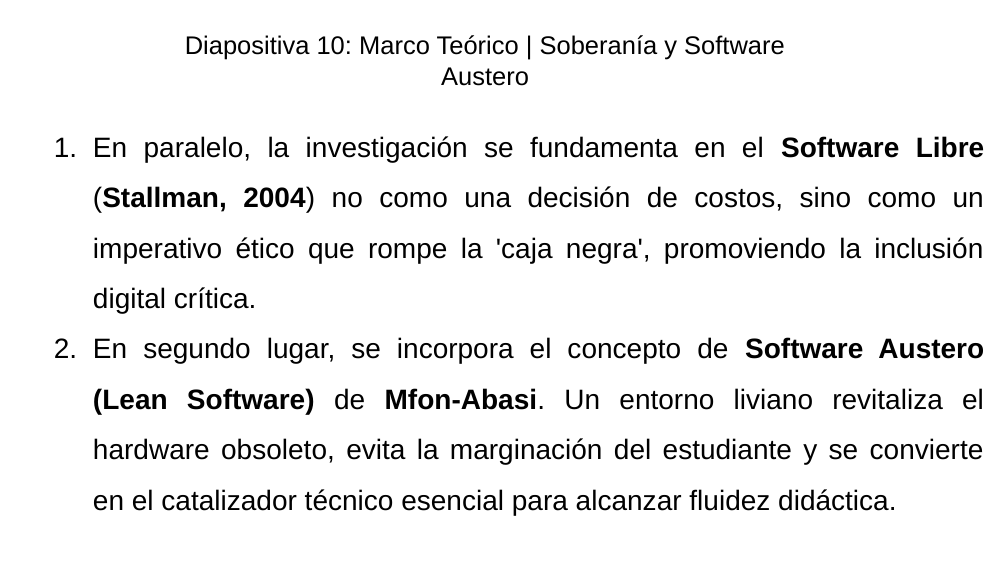
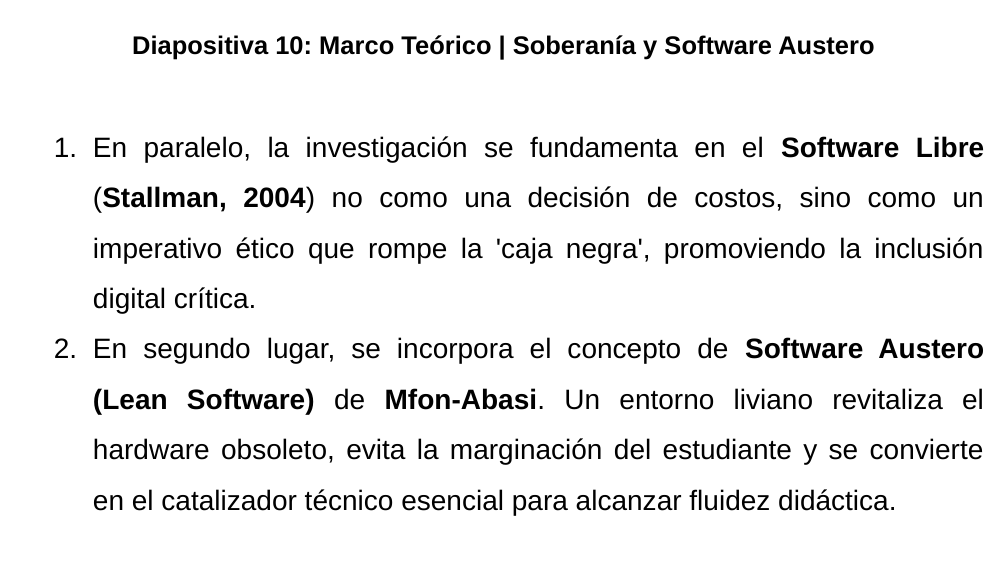
Before and after one commit to gabrielinuz/gabrielinuz.github.io, a slide deck: slide 11 of doc/GUION_DE_DEFENSA_LTE.pptx. Drawn at 1008x567 pixels with LibreOffice and Linux fonts; fonts in the diff are those of the drawing. Boxes give left, top, right and bottom in pixels: in the first picture for what was removed or moved away, otherwise in the second. Text is boxed around its words. In the diff, an @@ line names an element or a change of style, - is before the commit and + after.

```diff
--- a/doc/GUION_DE_DEFENSA_LTE.pptx
+++ b/doc/GUION_DE_DEFENSA_LTE.pptx
@@ title "Diapositiva 10: Marco Teórico | ...": place and size @@
-title "Diapositiva 10: Marco Teórico | ..." at [185, 35, 785, 86]
+title "Diapositiva 10: Marco Teórico | ..." at [132, 35, 874, 60]
@@ title "Diapositiva 10: Marco Teórico | ..." at [132, 35, 874, 60]: bold on @@
```
Also in this commit, not shown: 18 other slides changed, 1 other file.
